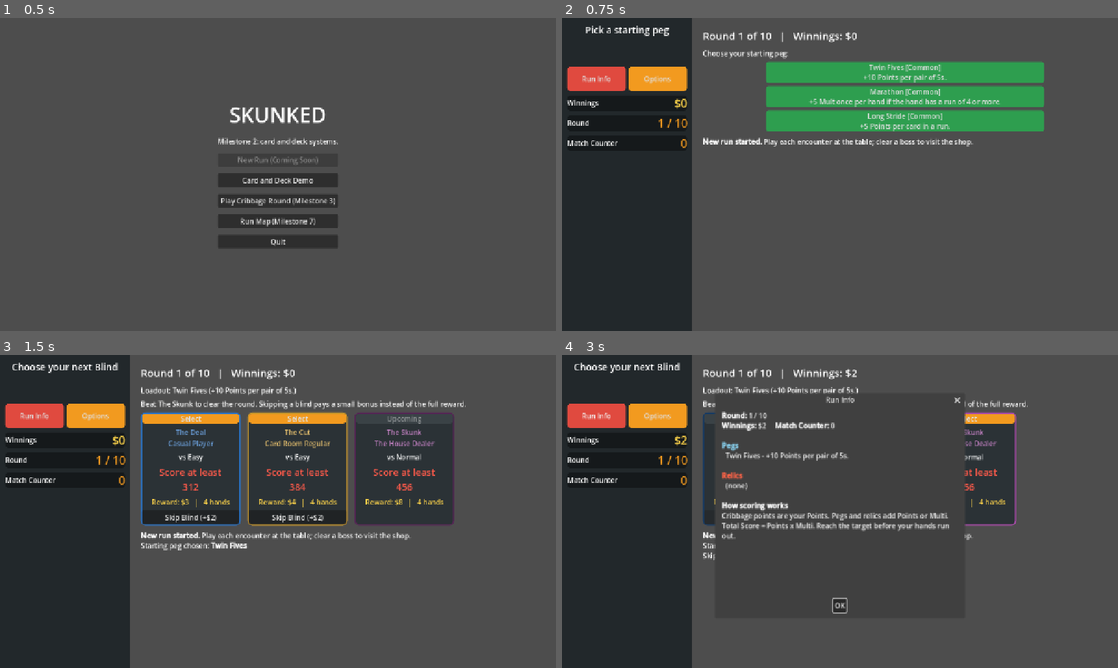
Above: before the commit, frames 1-4 (two rows, left to right).
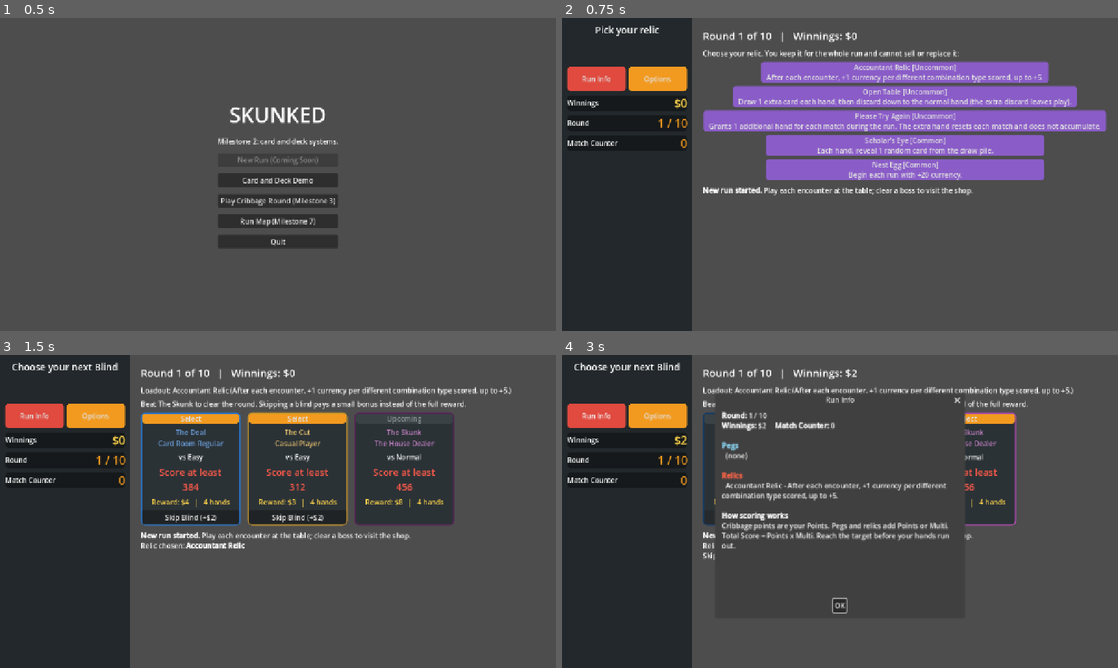
Above: after the commit, the same moments.

Repository: RileyHan/crib_lite
Game: Godot game, scene res://scenes/main/main_menu.tscn
The game is run twice, just before and just after one commit, with the same random seed, the same clock (stepped at 60 frames per second) and the same inputs.
Inputs (mouse positions are in pixels of both pictures, inside the frame that each line leads up to):
- Up to frame 1 (0.5 s): no input
- Up to frame 2 (0.75 s): click "Run Map (Milestone 7)" at 0.5 s
- Up to frame 3 (1.5 s): click (344, 408) at 1.25 s, where only the run after the commit has a clickable "Accountant Relic [Uncommon] A…"
- Up to frame 4 (3 s): click "Skip Blind (+$2)" at 2 s; click "Run Info" at 2.75 s

Frame 1 is identical in both runs. In frame 2, 21% of the frame differs, in the area x 4-98%, y 2-57%; in frame 3, 1.3%; in frame 4, 3.5%.

Commit message:
Please Try Again relic, single starting relic, plain-score display
Co-authored-by: Copilot App <223556219+Copilot@users.noreply.github.com>

Diff:
--- a/resources/relics/rel_011.tres
+++ b/resources/relics/rel_011.tres
@@ -6,7 +6,7 @@
 [resource]
 script = ExtResource("2_jw6sk")
 id = "rel_011"
-display_name = "Full House"
-description = "Begin each run with 1 additional standard card in your deck."
-hook = "deck_card"
+display_name = "Please Try Again"
+description = "Grants 1 additional hand for each match during the run. The extra hand resets each match and does not accumulate."
+hook = "extra_hand"
 amount = 1
--- a/scripts/encounters/encounter.gd
+++ b/scripts/encounters/encounter.gd
@@ -48,7 +48,8 @@
 
 
 func hand_limit() -> int:
-	return maxi(1, data.hand_limit + (perks.hand_limit_delta() if perks != null else 0))
+	var relic_hands := loadout.hook_amount("extra_hand") if loadout != null else 0
+	return maxi(1, data.hand_limit + (perks.hand_limit_delta() if perks != null else 0) + relic_hands)
 
 
 func is_finished() -> bool:
--- a/scripts/run/run_config.gd
+++ b/scripts/run/run_config.gd
@@ -34,7 +34,9 @@
 @export var starting_relics: Array[RelicData] = []
 # In Chips x Mult mode the player picks one of this many starting pegs (Common/Uncommon from the peg pool).
 @export var starter_peg_choices := 3
-# Pegs and relics the Chips x Mult shop can sell.
+# In Chips x Mult mode the player picks ONE relic from this many random relics before the run (0 = all).
+@export var starter_relic_choices := 5
+# Pegs the Chips x Mult shop can sell; relic_pool is only the starting-relic offer (relics are never sold in the shop).
 @export var peg_pool: Array[PegData] = []
 @export var relic_pool: Array[RelicData] = []
 @export var token_pool: Array[TokenData] = []
@@ -53,6 +55,18 @@
 		if perk.starter:
 			candidates.append(perk)
 	while offer.size() < starter_choices and not candidates.is_empty():
+		offer.append(candidates.pop_at(rng.randi_range(0, candidates.size() - 1)))
+	return offer
+
+
+# Chips x Mult mode: the one relic the player keeps all run (no buying, selling or replacing). 0 offers every relic.
+func starter_relic_offer(rng: RandomNumberGenerator) -> Array[RelicData]:
+	var offer: Array[RelicData] = []
+	if not chips_mult or not starting_relics.is_empty():
+		return offer
+	var candidates: Array[RelicData] = relic_pool.duplicate()
+	var count := candidates.size() if starter_relic_choices <= 0 else starter_relic_choices
+	while offer.size() < count and not candidates.is_empty():
 		offer.append(candidates.pop_at(rng.randi_range(0, candidates.size() - 1)))
 	return offer
 
--- a/scripts/run/run_state.gd
+++ b/scripts/run/run_state.gd
@@ -13,7 +13,7 @@
 signal shop_opened(shop: Shop)
 signal upgrade_shop_opened(shop: UpgradeShop)
 
-enum Phase { SELECTING, IN_ENCOUNTER, SHOP, WON, LOST, STARTER_PERK, STARTER_PEG }
+enum Phase { SELECTING, IN_ENCOUNTER, SHOP, WON, LOST, STARTER_PERK, STARTER_PEG, STARTER_RELIC }
 
 var config: RunConfig
 var phase: Phase = Phase.SELECTING
@@ -23,6 +23,7 @@
 var upgrade_shop: UpgradeShop
 var starter_offer: Array[PerkData] = []
 var starter_peg_offer: Array[PegData] = []
+var starter_relic_offer: Array[RelicData] = []
 var stage_index := 0
 var currency := 0
 var encounters_won := 0
@@ -59,12 +60,28 @@
 	perks.perk_added.connect(func(perk: PerkData) -> void: perk_gained.emit(perk))
 	starter_offer = config.starter_offer(_rng)
 	starter_peg_offer = config.starter_peg_offer(_rng)
-	if not starter_peg_offer.is_empty():
+	starter_relic_offer = config.starter_relic_offer(_rng)
+	if not starter_relic_offer.is_empty():
+		starter_peg_offer.clear()
+		phase = Phase.STARTER_RELIC
+	elif not starter_peg_offer.is_empty():
 		phase = Phase.STARTER_PEG
 	elif starter_offer.is_empty():
 		_begin_stage()
 	else:
 		phase = Phase.STARTER_PERK
+
+
+# Chips x Mult mode: takes the one relic kept for the whole run and begins the first stage.
+func choose_starter_relic(relic: RelicData) -> bool:
+	if phase != Phase.STARTER_RELIC or not starter_relic_offer.has(relic):
+		return false
+	loadout.add_relic(relic)
+	if relic.hook == "start_currency":
+		currency += relic.amount
+	starter_relic_offer.clear()
+	_begin_stage()
+	return true
 
 
 # Chips x Mult mode: takes the chosen starting peg and begins the first stage.
@@ -263,7 +280,8 @@
 func _open_shop() -> void:
 	var shop_config := config.shop_config if config.shop_config != null else ShopConfig.new()
 	if config.chips_mult:
-		upgrade_shop = UpgradeShop.new(shop_config, config.peg_pool, config.relic_pool, loadout, stage_number(), func() -> int: return currency, spend, func(amount: int) -> void: _add_currency(amount), _rng, config.token_pool)
+		upgrade_shop = UpgradeShop.new(shop_config, config.peg_pool, [] as Array[RelicData], loadout, stage_number(), func() -> int: return currency, spend, func(amount: int) -> void: _add_currency(amount), _rng, config.token_pool)
+		upgrade_shop.relics_sellable = false
 		upgrade_shop_opened.emit(upgrade_shop)
 		return
 	shop = Shop.new(shop_config, config.perk_pool, perks, stage_number(), func() -> int: return currency, spend, func(amount: int) -> void: _add_currency(amount), _rng)
--- a/scripts/scoring/relic_catalog.gd
+++ b/scripts/scoring/relic_catalog.gd
@@ -21,7 +21,7 @@
 	relics.append(_relic(8, "Nest Egg", 0, "Begin each run with +20 currency.", [], "start_currency", 20))
 	relics.append(_relic(9, "House Account", 2, "+5 currency after winning each encounter.", [], "win_bonus", 5))
 	relics.append(_relic(10, "First-Class Ticket", 1, "The first purchase in each shop is 20% cheaper (rounded down, minimum 1).", [], "first_discount", 20))
-	relics.append(_relic(11, "Full House", 1, "Begin each run with 1 additional standard card in your deck.", [], "deck_card", 1))
+	relics.append(_relic(11, "Please Try Again", 1, "Grants 1 additional hand for each match during the run. The extra hand resets each match and does not accumulate.", [], "extra_hand", 1))
 	relics.append(_relic(12, "Marked Deck", 2, "Each encounter, reveal the next 3 cards of the draw pile and reorder them.", [], "peek_top", 3))
 	relics.append(_relic(13, "Lucky Dealer", 2, "Each encounter, the starter card is drawn twice: keep one, the other goes to the bottom of the pile.", [], "lucky_dealer", 1))
 	relics.append(_relic(14, "Safety Net", 3, "The first encounter loss of a run is retried for free, once.", [], "protection", 1))
--- a/scripts/scoring/relic_data.gd
+++ b/scripts/scoring/relic_data.gd
@@ -12,6 +12,6 @@
 @export var base_price := 8
 @export var effects: Array[ScoreEffectData] = []
 # Non-scoring behaviour handled by ScoreLoadout / RunState / CribbageRound: one of
-# "accountant", "win_bonus", "start_currency", "first_discount", "extra_card", "second_deal", "peek_top", "lucky_dealer", "scholars_eye", "protection", "deck_card", or "" for pure scoring relics.
+# "accountant", "win_bonus", "start_currency", "first_discount", "extra_card", "second_deal", "peek_top", "lucky_dealer", "scholars_eye", "protection", "extra_hand", "deck_card", or "" for pure scoring relics.
 @export var hook := ""
 @export var amount := 0
--- a/scripts/shop/upgrade_shop.gd
+++ b/scripts/shop/upgrade_shop.gd
@@ -13,6 +13,8 @@
 var stage_number := 1
 var offers: Array[Resource] = []
 var reroll_count := 0
+# False in a real run: the single starting relic can never be sold.
+var relics_sellable := true
 var _pool: Array[Resource] = []
 var _loadout: ScoreLoadout
 var _funds: Callable
@@ -96,6 +98,8 @@
 
 
 func can_sell(item: Resource) -> bool:
+	if item is RelicData and not relics_sellable:
+		return false
 	return config.sell_ratio > 0.0 and not item is TokenData and owns(item)
 
 
--- a/scripts/ui/round_demo.gd
+++ b/scripts/ui/round_demo.gd
@@ -155,6 +155,15 @@
 	await _pause(0.7)
 
 
+# Plain cribbage points (no peg or relic bonus) still show in the Points x Multi box.
+func _show_plain_points(title: String, points: int) -> void:
+	if points <= 0:
+		return
+	_set_points_multi(points, 1.0)
+	sb_total.text = "%s: %d" % [title, points]
+	await _pause(0.6)
+
+
 func _build_banner() -> void:
 	banner = Label.new()
 	banner.set_anchors_preset(Control.PRESET_FULL_RECT)
@@ -355,6 +364,15 @@
 	_log("%s plays %s (count %d)" % [_tag(id), Scoring.card_text(card), new_count])
 	var banners: Array[String] = []
 	var breakdowns: Array[Dictionary] = []
+	var plain_points := 0
+	var plain_title := ""
+	var has_breakdown := false
+	for event in result["events"]:
+		if event["type"] == "chips_mult":
+			has_breakdown = true
+		elif event["points"] > 0 and event["type"] != "go_said":
+			plain_points += event["points"]
+			plain_title = event["description"] if plain_title == "" else "Pegging"
 	for event in result["events"]:
 		if event["type"] == "go_said":
 			_log("   %s" % event["description"])
@@ -382,7 +400,9 @@
 		await _show_banner(text, 1.5)
 	for breakdown in breakdowns:
 		await _animate_breakdown(breakdown)
-	if banners.is_empty() and breakdowns.is_empty():
+	if not has_breakdown and _chips_mult_mode() and id == CribbageRound.PLAYER_ID:
+		await _show_plain_points(plain_title, plain_points)
+	if banners.is_empty() and breakdowns.is_empty() and plain_points == 0:
 		await _pause(0.5)
 	elif count_reset:
 		await _pause(0.4)
@@ -547,6 +567,12 @@
 			continue
 		var result: Dictionary = entry["result"]
 		_log("[b]%s: %d[/b]" % [label, result["total"]])
+		var shown_breakdown := false
+		for event in result["events"]:
+			if event["type"] == "chips_mult":
+				shown_breakdown = true
+		if not shown_breakdown and _chips_mult_mode() and entry["owner_id"] == CribbageRound.PLAYER_ID:
+			await _show_plain_points(label, int(result["total"]))
 		for event in result["events"]:
 			if event["type"] == "chips_mult":
 				_log_breakdown(event["breakdown"], "   ")
--- a/scripts/ui/run_demo.gd
+++ b/scripts/ui/run_demo.gd
@@ -144,8 +144,11 @@
 			owned.append("%s (%s)" % [relic.display_name, relic.description])
 		_add_label("Loadout: " + "; ".join(owned))
 	match run.phase:
+		RunState.Phase.STARTER_RELIC:
+			_add_label("Choose your relic. You keep it for the whole run and cannot sell or replace it:")
+			for relic in run.starter_relic_offer:
+				_shop_button("%s [%s]\n%s" % [relic.display_name, _rarity_name(relic), relic.description], Color("8a5cc8"), _choose_starter_relic.bind(relic))
 		RunState.Phase.STARTER_PEG:
-			_add_label("Choose your starting peg:")
 			for peg in run.starter_peg_offer:
 				_shop_button("%s [%s]\n%s" % [peg.display_name, _rarity_name(peg), peg.description], Color("2e9e4f"), _choose_starter_peg.bind(peg))
 		RunState.Phase.STARTER_PERK:
@@ -176,6 +179,8 @@
 			return "Choose your next Blind"
 		RunState.Phase.SHOP:
 			return "Shop"
+		RunState.Phase.STARTER_RELIC:
+			return "Pick your relic"
 		RunState.Phase.STARTER_PEG:
 			return "Pick a starting peg"
 		RunState.Phase.IN_ENCOUNTER:
@@ -285,7 +290,6 @@
 	_shop_button("Reroll offers ($%d)" % shop.reroll_cost(), Color("d4a017"), _reroll).disabled = not shop.can_reroll()
 	var owned: Array[Resource] = []
 	owned.append_array(run.loadout.pegs)
-	owned.append_array(run.loadout.relics)
 	for item in owned:
 		var text := "Sell %s: %s  -  +$%d" % [UpgradeShop.kind_of(item), item.display_name, shop.sell_price_of(item)]
 		_shop_button(text, Color("e07b1a"), _sell.bind(item)).disabled = not shop.can_sell(item)
@@ -340,6 +344,12 @@
 	return button
 
 
+func _choose_starter_relic(relic: RelicData) -> void:
+	if run.choose_starter_relic(relic):
+		log_text += "Relic chosen: [b]%s[/b]\n" % relic.display_name
+	_refresh()
+
+
 func _choose_starter_peg(peg: PegData) -> void:
 	if run.choose_starter_peg(peg):
 		log_text += "Starting peg chosen: [b]%s[/b]\n" % peg.display_name
--- a/tests/test_chips_mult.gd
+++ b/tests/test_chips_mult.gd
@@ -120,7 +120,7 @@
 	var run := RunState.new(config, DeckScript.new("player"), DeckScript.new("opponent"), rng)
 	_check(run.loadout != null, true, "run owns a loadout")
 	_check(run.loadout.pegs.size(), 0, "run starts with no pegs")
-	run.choose_starter_peg(run.starter_peg_offer[0])
+	run.choose_starter_relic(run.starter_relic_offer[0])
 	_check(run.loadout.pegs.size(), 1, "run holds one chosen peg")
 	_check(run.starter_offer.is_empty(), true, "perks are retired in Chips x Mult")
 	var encounter := run.select_encounter(run.available_encounters()[0])
--- a/tests/test_relics.gd
+++ b/tests/test_relics.gd
@@ -42,6 +42,29 @@
 	_check(deck.add_card(7, PlayingCard.Suit.HEARTS).rank, 7, "deck add_card")
 	_check(deck.size(), 53, "deck grows")
 
+	_check(_relic(11).display_name, "Please Try Again", "REL-011 is Please Try Again")
+	var hand_data := EncounterData.new()
+	hand_data.hand_limit = 3
+	var try_encounter := Encounter.new(hand_data, CardDeck.new("player"), CardDeck.new("opponent"))
+	try_encounter.loadout = ScoreLoadout.new("player", RandomNumberGenerator.new())
+	_check(try_encounter.hand_limit(), 3, "no relic, normal hand limit")
+	try_encounter.loadout.add_relic(_relic(11))
+	_check(try_encounter.hand_limit(), 4, "Please Try Again adds 1 hand per match")
+
+	var pick_run := RunState.new(config, CardDeck.new("player"), CardDeck.new("opponent"))
+	_check(pick_run.phase, RunState.Phase.STARTER_RELIC, "run starts with the relic pick")
+	var offered := pick_run.starter_relic_offer[0]
+	_check(pick_run.choose_starter_relic(offered), true, "relic chosen")
+	_check(pick_run.choose_starter_relic(offered), false, "only one relic")
+	pick_run.upgrade_shop = null
+	pick_run._open_shop()
+	_check(pick_run.upgrade_shop.can_sell(offered), false, "the relic cannot be sold")
+	var relic_offers := 0
+	for offer in pick_run.upgrade_shop.offers:
+		if offer is RelicData:
+			relic_offers += 1
+	_check(relic_offers, 0, "the shop never sells relics")
+
 	var run_loadout := ScoreLoadout.new("player", RandomNumberGenerator.new())
 	run_loadout.add_relic(_relic(1))
 	var card := PlayingCard.new(4, PlayingCard.Suit.CLUBS, "player")
--- a/tests/test_run.gd
+++ b/tests/test_run.gd
@@ -16,6 +16,8 @@
 	var rng := RandomNumberGenerator.new()
 	rng.seed = seed_value
 	var run := RunState.new(run_config if run_config != null else config, DeckScript.new("player"), DeckScript.new("opponent"), rng)
+	if run.phase == RunState.Phase.STARTER_RELIC:
+		run.choose_starter_relic(run.starter_relic_offer[0])
 	if run.phase == RunState.Phase.STARTER_PEG:
 		run.choose_starter_peg(run.starter_peg_offer[0])
 	if run.phase == RunState.Phase.STARTER_PERK:
--- a/tests/test_run_scene.gd
+++ b/tests/test_run_scene.gd
@@ -38,6 +38,8 @@
 	while not scene.run.is_over() and guard < 60:
 		guard += 1
 		match scene.run.phase:
+			RunState.Phase.STARTER_RELIC:
+				scene._choose_starter_relic(scene.run.starter_relic_offer[0])
 			RunState.Phase.STARTER_PEG:
 				scene._choose_starter_peg(scene.run.starter_peg_offer[0])
 			RunState.Phase.STARTER_PERK:
--- a/tests/test_upgrade_shop.gd
+++ b/tests/test_upgrade_shop.gd
@@ -16,7 +16,7 @@
 	var rng := RandomNumberGenerator.new()
 	rng.seed = seed_value
 	var run := RunState.new(config, DeckScript.new("player"), DeckScript.new("opponent"), rng)
-	run.choose_starter_peg(run.starter_peg_offer[0])
+	run.choose_starter_relic(run.starter_relic_offer[0])
 	for i in range(2):
 		run.select_encounter(run.available_encounters()[0] if i == 0 else run.boss_encounter)
 		var encounter := run.current_encounter
@@ -32,14 +32,11 @@
 
 func _initialize() -> void:
 	var fresh := RunState.new(config, DeckScript.new("player"), DeckScript.new("opponent"))
-	_check(fresh.phase, RunState.Phase.STARTER_PEG, "run begins with the starting peg pick")
-	_check(fresh.starter_peg_offer.size(), 3, "three starting pegs offered")
-	for peg in fresh.starter_peg_offer:
-		_check(peg.rarity <= PegData.Rarity.UNCOMMON, true, "%s is a modest starting peg" % peg.id)
-	_check(fresh.choose_starter_peg(config.peg_pool[0] if not fresh.starter_peg_offer.has(config.peg_pool[0]) else null), false, "cannot pick an unoffered peg")
-	var picked := fresh.starter_peg_offer[0]
-	_check(fresh.choose_starter_peg(picked), true, "pick an offered peg")
-	_check(fresh.loadout.pegs, [picked], "loadout holds only the chosen peg")
+	_check(fresh.phase, RunState.Phase.STARTER_RELIC, "run begins with the relic pick")
+	_check(fresh.starter_relic_offer.size(), 5, "five relics offered")
+	var picked := fresh.starter_relic_offer[0]
+	_check(fresh.choose_starter_relic(picked), true, "pick an offered relic")
+	_check(fresh.loadout.relics, [picked], "loadout holds only the chosen relic")
 	_check(fresh.phase, RunState.Phase.SELECTING, "run proceeds to blind select")
 	var first := fresh.available_encounters()[0]
 	_check(fresh.can_skip(first), true, "a regular blind can be skipped")
Not shown, added: tools/simulate_balance.gd.uid
